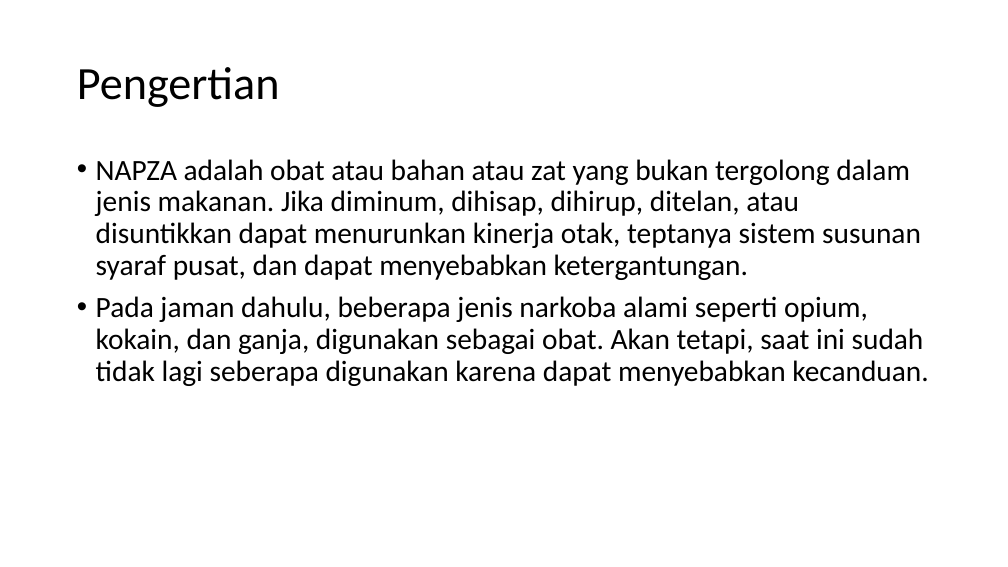
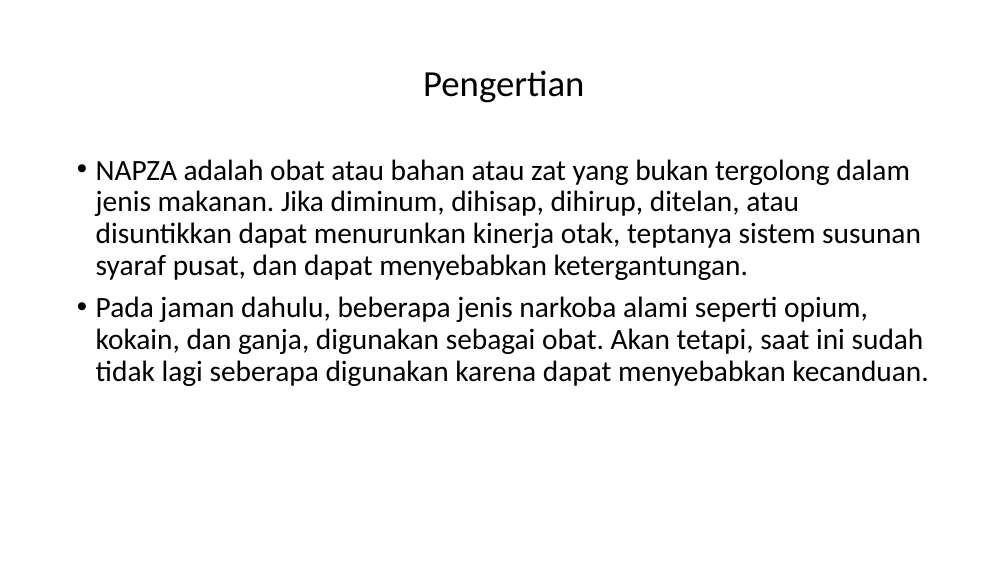
Before and after one commit to Galang23/galang23.github.io, a slide deck: slide 2 of tugas-sekolah/olahraga/NAPZA.pptx. Drawn at 1008x567 pixels with LibreOffice and Linux fonts; fonts in the diff are those of the drawing. Boxes give left, top, right and bottom in pixels: in the first picture for what was removed or moved away, otherwise in the second. Text is boxed around its words. In the diff, an @@ line names an element or a change of style, - is before the commit and + after.

```diff
--- a/tugas-sekolah/olahraga/NAPZA.pptx
+++ b/tugas-sekolah/olahraga/NAPZA.pptx
@@ title "Pengertian" at [423, 70, 584, 103]: size 44 to 35 pt; alignment left to centre @@
```
Also in this commit, not shown: 3 other slides changed, 12 slides added, 2 other files.
